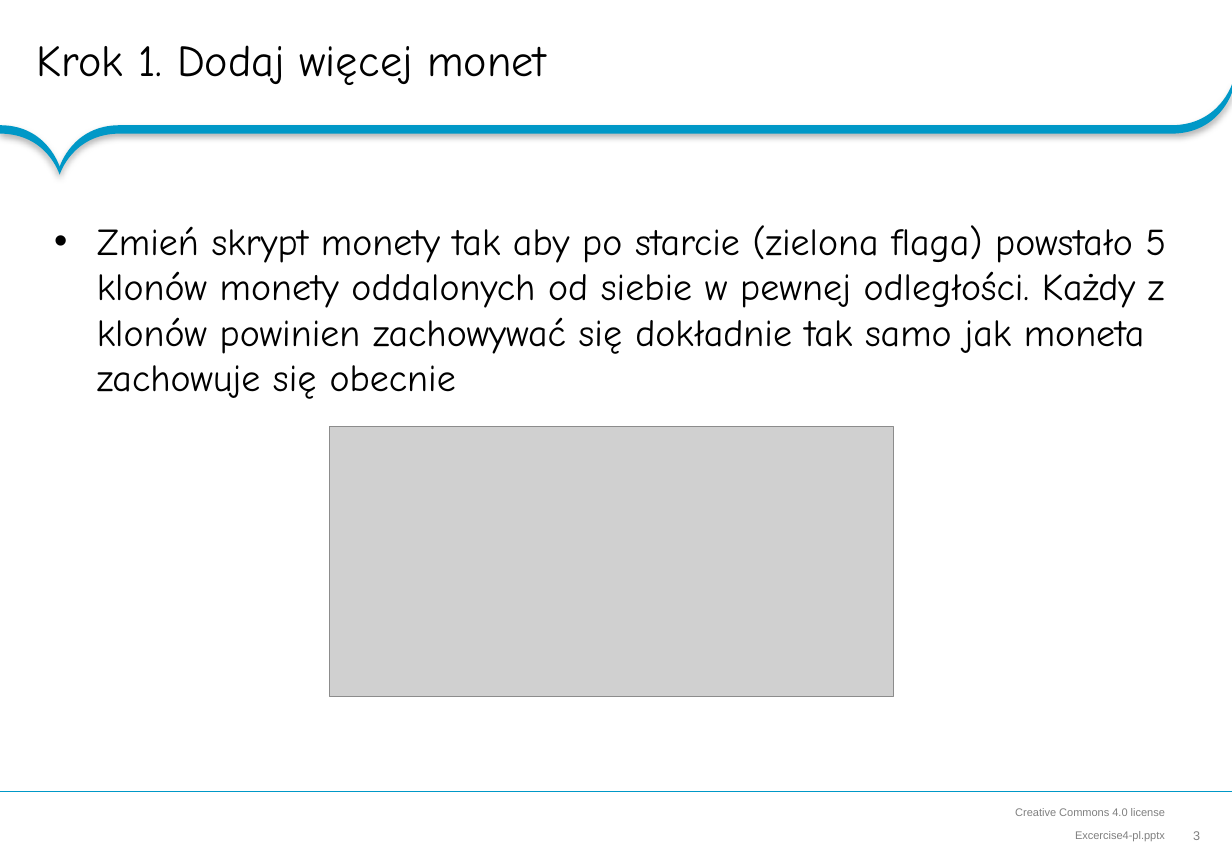
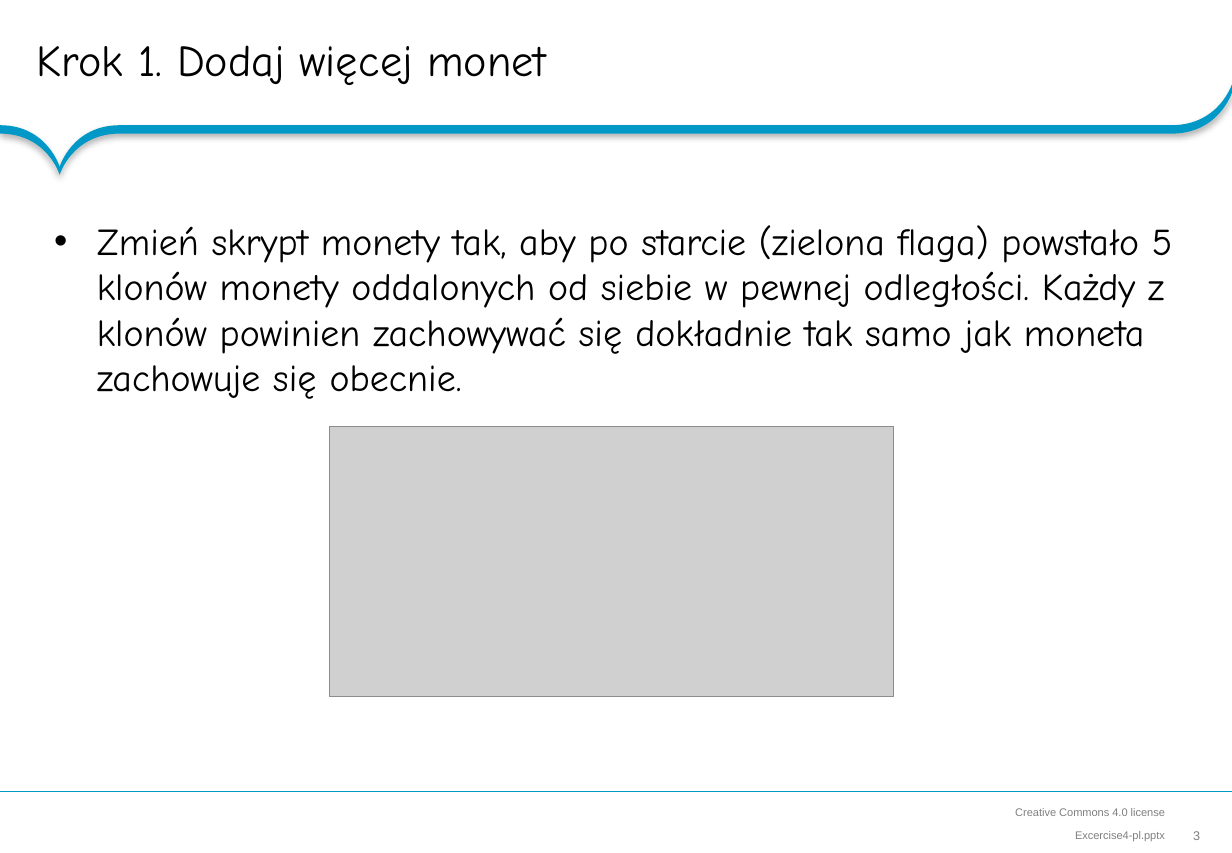
Before and after one commit to RoboCap/scratch, a slide deck: slide 3 of hands-on-lab/Excercise4-pl.pptx. Drawn at 1232x853 pixels with LibreOffice and Linux fonts; fonts in the diff are those of the drawing; grey boxes stand for pictures; background and template pictures are left out. Boxes give left, top, right and bottom in pixels: in the first picture for what was removed or moved away, otherwise in the second. Text is boxed around its words. In the diff, an @@ line names an element or a change of style, - is before the commit and + after.

```diff
--- a/hands-on-lab/Excercise4-pl.pptx
+++ b/hands-on-lab/Excercise4-pl.pptx
@@ text at (97,225,1173,399): text changed @@
-• Zmień skrypt monety tak aby po starcie (zielona flaga) powstało 5 klonów monety oddalonych od siebie w pewnej odległości. Każdy z klonów powinien zachowywać się dokładnie tak samo jak moneta zachowuje się obecnie
+• Zmień skrypt monety tak, aby po starcie (zielona flaga) powstało 5 klonów monety oddalonych od siebie w pewnej odległości. Każdy z klonów powinien zachowywać się dokładnie tak samo jak moneta zachowuje się obecnie.
```
Also in this commit, not shown: 2 other slides changed, 2 other files.
